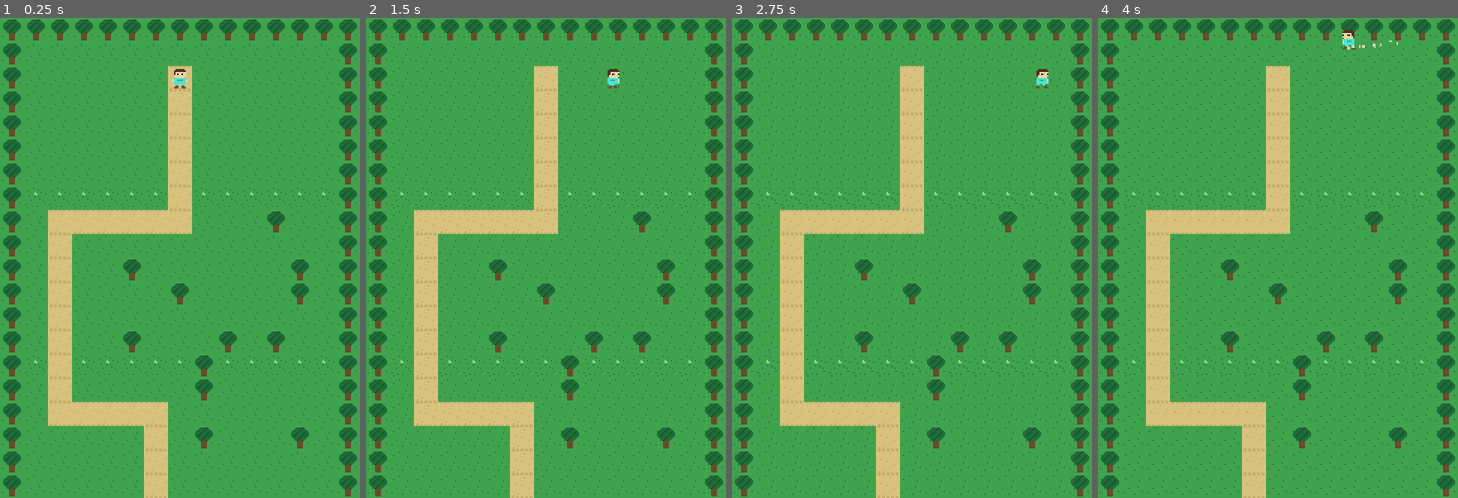
Above: before the commit, frames 1-4 (left to right).
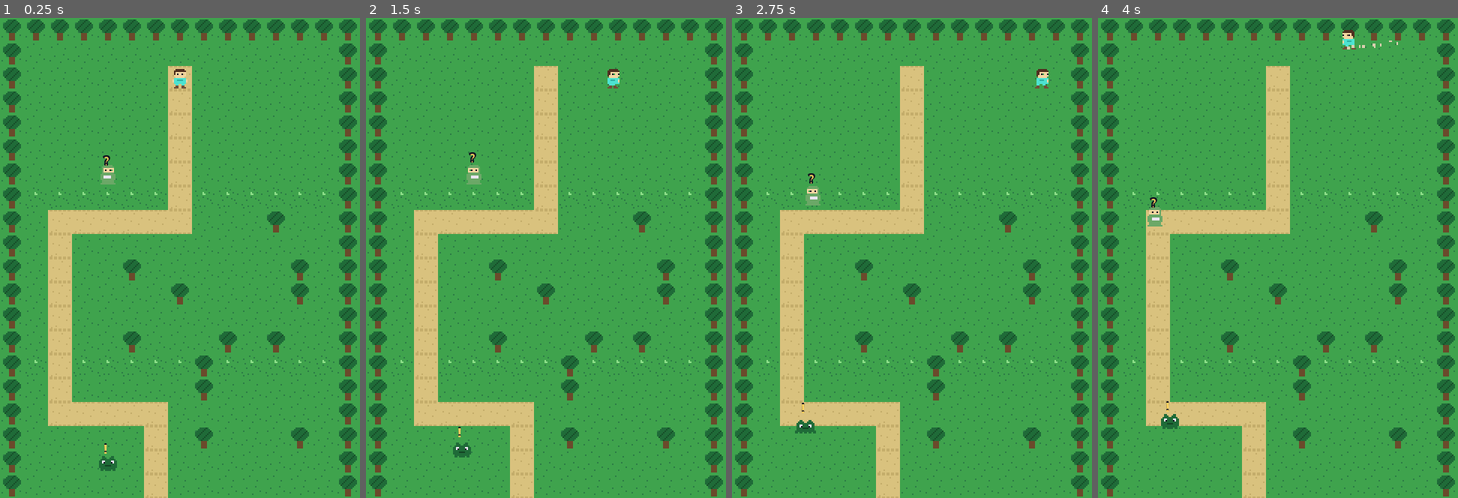
Above: after the commit, the same moments.

Repository: danieltalbert/danieltalbert
Game: Godot game, scene res://scenes/main.tscn
The game is run twice, just before and just after one commit, with the same random seed, the same clock (stepped at 60 frames per second) and the same inputs.
Inputs:
- Up to frame 1 (0.25 s): no input
- Up to frame 2 (1.5 s): tap Enter (ui_confirm) at 0.5 s; hold D (move_right) 0.53-1.28 s; hold Enter (ui_confirm) 0.53-1.28 s; tap Space at 0.77 s; hold Escape (ui_back) from 1.28 s (still down); tap 1 (answer_1) at 1.35 s
- Up to frame 3 (2.75 s): tap Space at 1.52 s; tap Enter (ui_confirm) at 1.55 s; release Escape (ui_back) at 2.03 s; hold D (move_right) from 2.03 s (still down); hold Enter (ui_confirm) from 2.03 s (still down); tap 2 (answer_2) at 2.1 s
- Up to frame 4 (4 s): release D (move_right) at 2.78 s; release Enter (ui_confirm) at 2.78 s; hold W (move_up) 2.78-3.53 s; tap 3 (answer_3) at 2.85 s; tap Space at 3.02, 3.77 s; tap Enter (ui_confirm) at 3.05, 3.8 s; hold A (move_left) from 3.53 s (still down); hold Shift (sprint) from 3.53 s (still down)

The runs differ from the first frame. In frame 1, 0.3% of the frame differs, in the area x 27-33%, y 28-95%; in frame 2, 0.3%; in frame 3, 0.3%; in frame 4, 0.3%, in the area x 13-23%, y 37-86%.

Commit message:
Neural Quest milestone d: tutors, mini monsters, wandering AI
Wanderer base class with leashed roaming, grid collision, idle pauses,
bobbing indicators, and touch trigger with re-arm. Tutors wear act
accent robes with a question mark until read; monsters animate two
frames with an exclamation mark until beaten. Two-page TutorPanel with
page-turn sound and read tracking; Main routes all entity triggers.

Co-Authored-By: Claude Fable 5 <noreply@anthropic.com>
Claude-Session: https://claude.ai/code/session_01WW4vMXx2J1G5UnBsoNkFKe

Diff:
--- a/neural-quest/scenes/main.gd
+++ b/neural-quest/scenes/main.gd
@@ -5,6 +5,7 @@
 
 var overworld: Overworld
 var quiz_panel: QuizPanel
+var tutor_panel: TutorPanel
 
 
 func _ready() -> void:
@@ -12,13 +13,34 @@
 
 	overworld = Overworld.new()
 	overworld.boss_triggered.connect(_on_boss_triggered)
+	overworld.tutor_triggered.connect(_on_tutor_triggered)
+	overworld.mini_triggered.connect(_on_mini_triggered)
 	add_child(overworld)
 
 	quiz_panel = QuizPanel.new()
 	add_child(quiz_panel)
 
+	tutor_panel = TutorPanel.new()
+	add_child(tutor_panel)
+
+
+func _any_panel_open() -> bool:
+	return quiz_panel.visible or tutor_panel.visible
+
 
 func _on_boss_triggered(world_id: int) -> void:
-	if quiz_panel.visible:
+	if _any_panel_open():
 		return
 	quiz_panel.open_boss(world_id)
+
+
+func _on_tutor_triggered(world_id: int) -> void:
+	if _any_panel_open():
+		return
+	tutor_panel.open(world_id)
+
+
+func _on_mini_triggered(world_id: int) -> void:
+	if _any_panel_open():
+		return
+	quiz_panel.open_mini(world_id)
--- /dev/null
+++ b/neural-quest/scenes/monster.gd
@@ -0,0 +1,27 @@
+class_name Monster
+extends Wanderer
+## Mini-battle monster: roams its zone and drills the topic with one
+## question for +15 XP on the first win. Shows "!" until beaten.
+
+var world_id := 1
+
+var _textures: Array = []
+
+
+func _ready() -> void:
+	super()
+	var act: Dictionary = ContentDb.act_for_world(world_id)
+	var body := Color(str(act.get("palette", {}).get("obstacle_b", "#888888")))
+	_textures = PixelArt.monster_textures(body)
+	sprite.texture = _textures[0]
+	indicator.text = "!"
+	_refresh()
+	GameState.progress_changed.connect(_refresh)
+
+
+func _refresh() -> void:
+	indicator.visible = not GameState.mini_beaten(world_id)
+
+
+func _on_frame(f: int) -> void:
+	sprite.texture = _textures[f]
--- a/neural-quest/scenes/overworld.gd
+++ b/neural-quest/scenes/overworld.gd
@@ -5,6 +5,8 @@
 ## minis, shards, glitch) to the panels. Signals let Main own the UI flow.
 
 signal boss_triggered(world_id: int)
+signal tutor_triggered(world_id: int)
+signal mini_triggered(world_id: int)
 
 const TILE := 16
 
@@ -12,6 +14,8 @@
 var act_of_row: PackedInt32Array = []
 
 var _portals: Array = []
+var _tutors: Array = []
+var _minis: Array = []
 
 
 func _ready() -> void:
@@ -19,6 +23,7 @@
 	_build_terrain()
 	_spawn_player()
 	_spawn_portals()
+	_spawn_npcs()
 
 
 func _build_act_lookup() -> void:
@@ -88,11 +93,32 @@
 		_portals.append(portal)
 
 
+func _spawn_npcs() -> void:
+	for t in ContentDb.map["tutors"]:
+		var tutor := Tutor.new()
+		tutor.world_id = int(t["id"])
+		tutor.position = tile_center(int(t["x"]), int(t["y"]))
+		tutor.triggered.connect(func(): tutor_triggered.emit(tutor.world_id))
+		add_child(tutor)
+		_tutors.append(tutor)
+	for m in ContentDb.map["minis"]:
+		var monster := Monster.new()
+		monster.world_id = int(m["id"])
+		monster.position = tile_center(int(m["x"]), int(m["y"]))
+		monster.triggered.connect(func(): mini_triggered.emit(monster.world_id))
+		add_child(monster)
+		_minis.append(monster)
+
+
 func _physics_process(_delta: float) -> void:
 	if player == null:
 		return
 	for portal in _portals:
 		portal.check_player(player.position)
+	for tutor in _tutors:
+		tutor.check_player(player.position)
+	for monster in _minis:
+		monster.check_player(player.position)
 
 
 func tile_center(x: int, y: int) -> Vector2:
--- /dev/null
+++ b/neural-quest/scenes/tutor.gd
@@ -0,0 +1,20 @@
+class_name Tutor
+extends Wanderer
+## Tutor: a robed NPC who teaches this zone's topic in two pages.
+## Shows a "?" indicator until read; re-readable forever.
+
+var world_id := 1
+
+
+func _ready() -> void:
+	super()
+	var act: Dictionary = ContentDb.act_for_world(world_id)
+	var accent := Color(str(act.get("palette", {}).get("accent", "#ffffff")))
+	sprite.texture = PixelArt.tutor_texture(accent)
+	indicator.text = "?"
+	_refresh()
+	GameState.progress_changed.connect(_refresh)
+
+
+func _refresh() -> void:
+	indicator.visible = not GameState.tutor_read(world_id)
--- /dev/null
+++ b/neural-quest/scenes/tutor_panel.gd
@@ -0,0 +1,147 @@
+class_name TutorPanel
+extends CanvasLayer
+## TutorPanel: two-page lesson dialog. Marks the tutor as read when the
+## last page is closed. Re-readable forever.
+
+signal closed
+
+const PANEL_BG := Color("#141728")
+const PANEL_BORDER := Color("#3a3f5c")
+const TEXT := Color("#e8e6f0")
+const GOLD := Color("#ffd45e")
+const DIM_TEXT := Color("#9aa0b8")
+
+var world_id := 1
+
+var _page := 0
+var _panel: PanelContainer
+var _name_label: Label
+var _topic_label: Label
+var _body: Label
+var _page_label: Label
+var _next_btn: Button
+
+
+func _ready() -> void:
+	layer = 50
+	process_mode = Node.PROCESS_MODE_ALWAYS
+	_build_ui()
+	visible = false
+
+
+func _build_ui() -> void:
+	var root := Control.new()
+	root.set_anchors_preset(Control.PRESET_FULL_RECT)
+	add_child(root)
+
+	var dim := ColorRect.new()
+	dim.color = Color(0, 0, 0, 0.6)
+	dim.set_anchors_preset(Control.PRESET_FULL_RECT)
+	root.add_child(dim)
+
+	var center := CenterContainer.new()
+	center.set_anchors_preset(Control.PRESET_FULL_RECT)
+	root.add_child(center)
+
+	_panel = PanelContainer.new()
+	var style := StyleBoxFlat.new()
+	style.bg_color = PANEL_BG
+	style.border_color = PANEL_BORDER
+	style.set_border_width_all(1)
+	style.set_content_margin_all(6)
+	_panel.add_theme_stylebox_override("panel", style)
+	_panel.custom_minimum_size = Vector2(224, 0)
+	_panel.pivot_offset = Vector2(112, 100)
+	center.add_child(_panel)
+
+	var vbox := VBoxContainer.new()
+	vbox.add_theme_constant_override("separation", 4)
+	_panel.add_child(vbox)
+
+	_name_label = Label.new()
+	_name_label.add_theme_font_size_override("font_size", 8)
+	_name_label.add_theme_color_override("font_color", GOLD)
+	vbox.add_child(_name_label)
+
+	_topic_label = Label.new()
+	_topic_label.add_theme_font_size_override("font_size", 7)
+	_topic_label.add_theme_color_override("font_color", DIM_TEXT)
+	vbox.add_child(_topic_label)
+
+	vbox.add_child(HSeparator.new())
+
+	_body = Label.new()
+	_body.add_theme_font_size_override("font_size", 8)
+	_body.add_theme_color_override("font_color", TEXT)
+	_body.autowrap_mode = TextServer.AUTOWRAP_WORD_SMART
+	_body.custom_minimum_size = Vector2(212, 120)
+	_body.vertical_alignment = VERTICAL_ALIGNMENT_TOP
+	vbox.add_child(_body)
+
+	_page_label = Label.new()
+	_page_label.add_theme_font_size_override("font_size", 7)
+	_page_label.add_theme_color_override("font_color", DIM_TEXT)
+	vbox.add_child(_page_label)
+
+	_next_btn = Button.new()
+	_next_btn.custom_minimum_size = Vector2(212, 24)
+	_next_btn.add_theme_font_size_override("font_size", 8)
+	_next_btn.pressed.connect(_on_next)
+	vbox.add_child(_next_btn)
+
+
+func open(id: int) -> void:
+	world_id = id
+	_page = 0
+	_show_page()
+	visible = true
+	get_tree().paused = true
+	Sfx.play("panel_open")
+	_panel.scale = Vector2(0.7, 0.7)
+	var tw := create_tween()
+	tw.tween_property(_panel, "scale", Vector2.ONE, 0.18) \
+		.set_trans(Tween.TRANS_BACK).set_ease(Tween.EASE_OUT)
+
+
+func _show_page() -> void:
+	var w := ContentDb.world(world_id)
+	var tut: Dictionary = w["tutor"]
+	var pages: Array = tut["pages"]
+	_name_label.text = "%s" % tut["name"]
+	_topic_label.text = "Lesson: %s" % w["topic"]
+	_body.text = str(pages[_page])
+	_page_label.text = "Page %d of %d" % [_page + 1, pages.size()]
+	_next_btn.text = "Next" if _page < pages.size() - 1 else "Thanks!"
+
+
+func _on_next() -> void:
+	var w := ContentDb.world(world_id)
+	var pages: Array = w["tutor"]["pages"]
+	if _page < pages.size() - 1:
+		_page += 1
+		Sfx.play("page")
+		_show_page()
+	else:
+		_finish()
+
+
+func _unhandled_input(event: InputEvent) -> void:
+	if not visible:
+		return
+	if event.is_action_pressed("ui_confirm"):
+		_on_next()
+	elif event.is_action_pressed("ui_back"):
+		_finish()
+
+
+func _finish() -> void:
+	if not visible:
+		return
+	# Reading counts once the dialog is dismissed from the last page; an
+	# early exit still counts as read only if the last page was reached.
+	var w := ContentDb.world(world_id)
+	if _page >= (w["tutor"]["pages"] as Array).size() - 1:
+		GameState.mark_tutor_read(world_id)
+	visible = false
+	get_tree().paused = false
+	closed.emit()
--- /dev/null
+++ b/neural-quest/scenes/wanderer.gd
@@ -0,0 +1,119 @@
+class_name Wanderer
+extends Node2D
+## Wanderer: base class for entities that roam on a short leash around a
+## home point (tutors, mini monsters, and the Golden Glitch). Movement uses
+## the same grid collision as the player. Subclasses provide the sprite and
+## an indicator, and react to the player touching them via `triggered`.
+
+signal triggered
+
+const TILE := 16
+const BOX_HALF_W := 5.0
+const BOX_TOP := 2.0
+const BOX_BOTTOM := 7.0
+const TRIGGER_RADIUS := 10.0
+const REARM_RADIUS := 22.0
+
+var home := Vector2.ZERO
+var speed := 18.0
+var leash := 48.0
+
+var _armed := true
+var _target := Vector2.ZERO
+var _idle_time := 0.0
+var _walking := false
+var _anim_time := 0.0
+var _frame := 0
+
+var sprite: Sprite2D
+var indicator: Label
+
+
+func _ready() -> void:
+	home = position
+	sprite = Sprite2D.new()
+	add_child(sprite)
+
+	indicator = Label.new()
+	indicator.add_theme_font_size_override("font_size", 8)
+	indicator.add_theme_color_override("font_color", Color("#ffd45e"))
+	indicator.add_theme_color_override("font_outline_color", Color("#101020"))
+	indicator.add_theme_constant_override("outline_size", 2)
+	indicator.position = Vector2(-3, -16)
+	add_child(indicator)
+
+	speed = float(ContentDb.constant("npc_speed"))
+	leash = float(ContentDb.constant("npc_leash_tiles")) * TILE
+	_idle_time = randf_range(0.2, 1.5)
+
+
+func _physics_process(delta: float) -> void:
+	if _walking:
+		var to_target := _target - position
+		if to_target.length() < 2.0:
+			_walking = false
+			_idle_time = randf_range(0.8, 2.4)
+		else:
+			var motion := to_target.normalized() * speed * delta
+			var before := position
+			_move_with_collision(motion)
+			if position.distance_to(before) < motion.length() * 0.3:
+				_walking = false
+				_idle_time = randf_range(0.5, 1.2)
+			_anim_time += delta
+			if _anim_time >= 0.25:
+				_anim_time = 0.0
+				_frame = 1 - _frame
+				_on_frame(_frame)
+	else:
+		_idle_time -= delta
+		if _idle_time <= 0.0:
+			_pick_target()
+	indicator.position.y = -16 + sin(Time.get_ticks_msec() / 250.0) * 1.5
+
+
+func _pick_target() -> void:
+	for _attempt in 6:
+		var offset := Vector2(randf_range(-leash, leash), randf_range(-leash, leash))
+		var candidate := home + offset
+		var tx := int(floor(candidate.x / TILE))
+		var ty := int(floor(candidate.y / TILE))
+		if not ContentDb.is_solid(tx, ty):
+			_target = candidate
+			_walking = true
+			if sprite != null:
+				sprite.flip_h = candidate.x < position.x
+			return
+	_idle_time = 1.0
+
+
+func _on_frame(_f: int) -> void:
+	pass
+
+
+func _move_with_collision(motion: Vector2) -> void:
+	if motion.x != 0.0 and _box_clear(position + Vector2(motion.x, 0)):
+		position.x += motion.x
+	if motion.y != 0.0 and _box_clear(position + Vector2(0, motion.y)):
+		position.y += motion.y
+
+
+func _box_clear(at: Vector2) -> bool:
+	for c in [
+		Vector2(at.x - BOX_HALF_W, at.y + BOX_TOP),
+		Vector2(at.x + BOX_HALF_W, at.y + BOX_TOP),
+		Vector2(at.x - BOX_HALF_W, at.y + BOX_BOTTOM),
+		Vector2(at.x + BOX_HALF_W, at.y + BOX_BOTTOM),
+	]:
+		if ContentDb.is_solid(int(floor(c.x / TILE)), int(floor(c.y / TILE))):
+			return false
+	return true
+
+
+func check_player(player_pos: Vector2) -> void:
+	var dist := position.distance_to(player_pos)
+	if _armed and dist < TRIGGER_RADIUS:
+		_armed = false
+		triggered.emit()
+	elif not _armed and dist > REARM_RADIUS:
+		_armed = true
